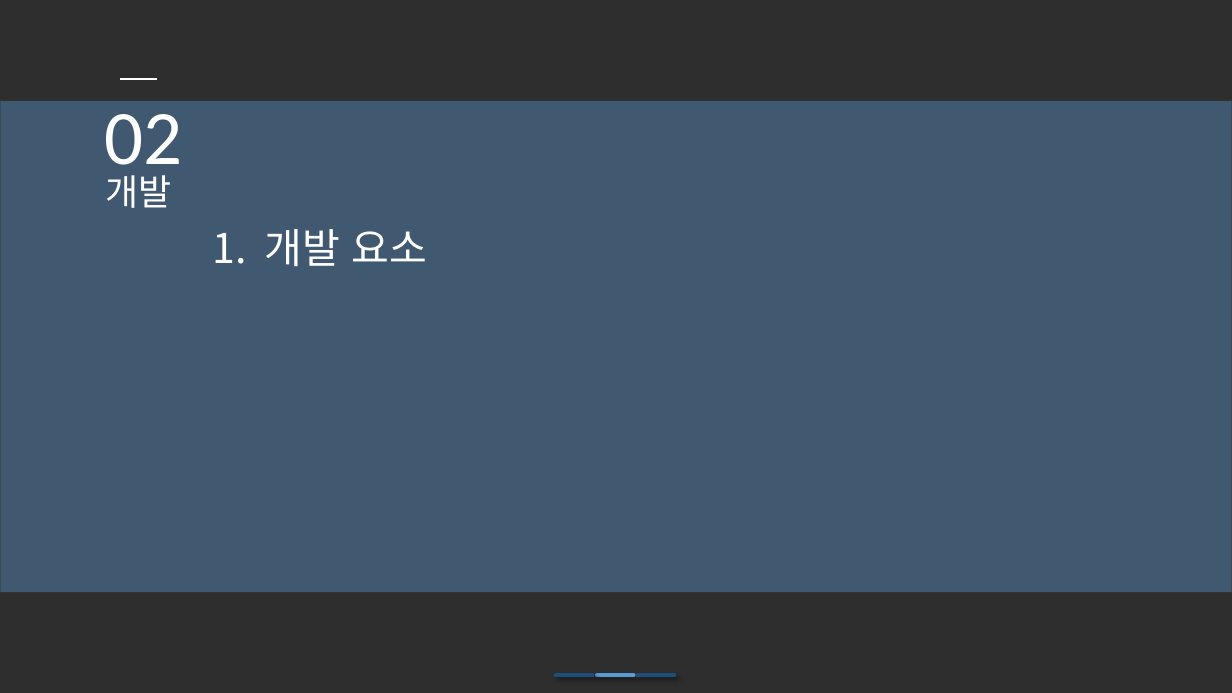
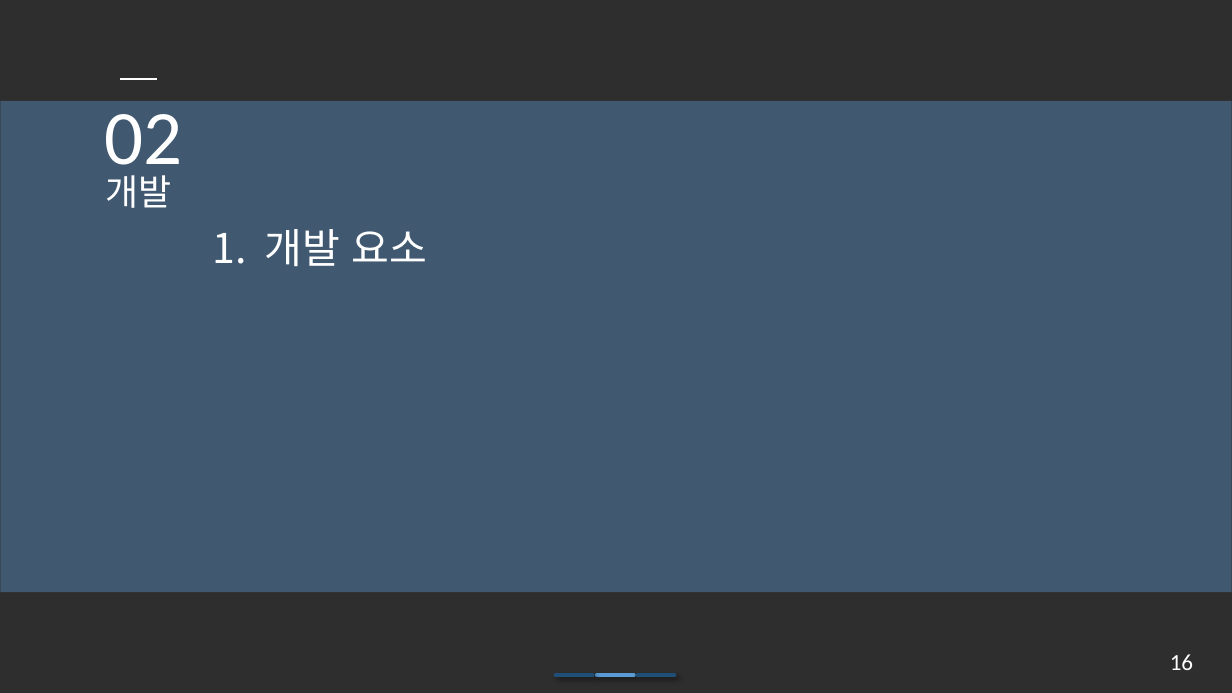
Before and after one commit to iconstudio/2017-Platformer, a slide deck: slide 17 of slides/Cosmos_20171105.pptx. Drawn at 1232x693 pixels with LibreOffice and Linux fonts; fonts in the diff are those of the drawing; background and template pictures are left out; a plain dark background stands for a picture behind light text. Boxes give left, top, right and bottom in pixels: in the first picture for what was removed or moved away, otherwise in the second. Text is boxed around its words. In the diff, an @@ line names an element or a change of style, - is before the commit and + after.

```diff
--- a/slides/Cosmos_20171105.pptx
+++ b/slides/Cosmos_20171105.pptx
@@ text added at bbox=[1170, 654, 1193, 670], 18 pt, text #FFFFFF @@
+16
```
Also in this commit, not shown: 20 other slides changed.
